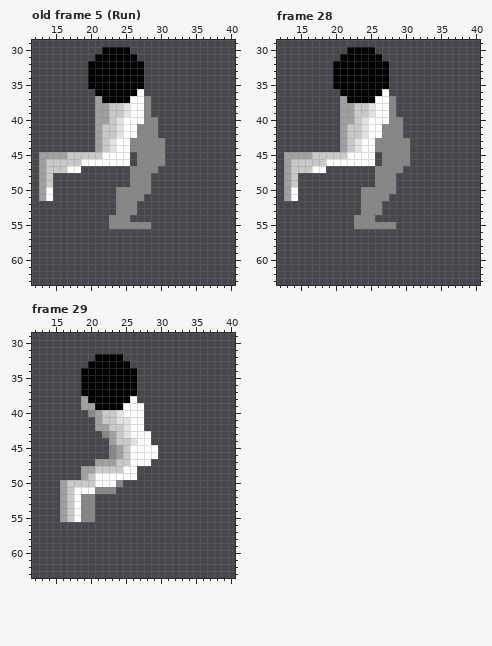
Pixel-art file -- Sprites/Pawns/Pawn_08/Pawn_08.aseprite. That is the earlier state.
48x64 pixels, 31 frames. Shown: old frame 5 (Run): x 12..40, y 29..63; frame 28: x 12..40, y 29..63; frame 29: x 12..40, y 29..63. The commit also changed other frames, which this record leaves out.
New version:
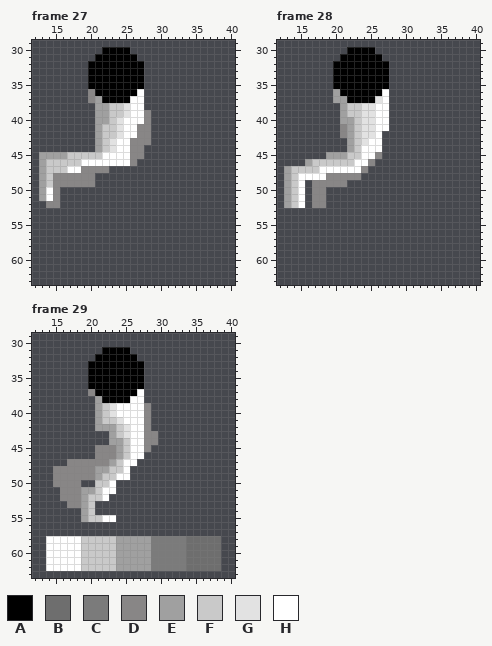
Palette (. is transparent): A #000000  B #6e6e6e  C #7b7b7b  D #888686  E #a0a0a0  F #c9c9c9  G #e2e2e2  H #ffffff
A new or re-ordered frame is compared with the old frame closest to it.
Changes in this commit:
frames re-ordered
Changed rows in their new state; - is an unchanged pixel.
Frame 27 against old frame 5 (Run), layer "Leg_Back":
first column x 14:
36 ------D----------
37 ------D-------.--
38 --------------.--
40 ---------------.-
41 ---------------.-
42 ---------------.-
43 ---------------..
44 --------------...
45 ------------D-...
46 ------------D....
47 -----DDDD---....-
48 -DDDDDD-----...--
49 -DDDDDD-----...--
50 -D--------.....--
51 -D--------....---
52 DD--------...----
53 ----------...----
54 ---------...-----
55 ---------......--
Frame 28, layers "Leg_Top", "Leg_Back":
first column x 13:
36 -------E----------
37 -------E-----G-.--
38 ---------F-G---.--
39 ---------F-G---.--
40 ------------G--..-
41 --------DE--G-H..-
42 --------DE--G-...-
43 --------.EFG-H....
44 --------.EF--H....
45 ......EEEFF--D....
46 ...E--FFFF--D-....
47 ----F-HHHHHD-....-
48 --HHHHDDDDD--...--
49 --H-DDDDD----...--
50 -FH-DD-----.....--
51 -FH-DD-----....---
52 EFH-DD-----...----
53 -----------...----
54 ----------...-----
55 ----------......--
Frame 29, layers "Layer 7", "Leg_Top", "Leg_Back":
first column x 14:
31 --------AAAA-------------
32 -----------AA------------
33 ------------AA-----------
34 -----.-------A-----------
35 -----.-------A-----------
36 -----.-------A-----------
37 -----.D------H-----------
38 -----..E-----H-----------
39 -----..EFGH---D----------
40 ------.--GH---D----------
41 -----------H--D----------
42 ---------E----D----------
43 --------.-----DD---------
44 ----------E-H-DD---------
45 -------DD-----D.---------
46 -------DD-----..---------
47 ---DDDDDD--H-..----------
48 -DDDDDDEE---.------------
49 -DDDDDDEFF--.------------
50 -DDDD..FF-.--------------
51 --DDDEEFHH---------------
52 --DDDEFFH----------------
53 --.DDEF------------------
54 --...EF------------------
55 --...EFFHH---------------
58 HHHHHFFFFFEEEEECCCCCBBBBB
59 HHHHHFFFFFEEEEECCCCCBBBBB
60 HHHHHFFFFFEEEEECCCCCBBBBB
61 HHHHHFFFFFEEEEECCCCCBBBBB
62 HHHHHFFFFFEEEEECCCCCBBBBB
Changed places in both pictures, as pixel boxes (x1, y1, x2, y2):
changed: (46, 89, 165, 229)
changed: (284, 89, 410, 229)
changed: (46, 347, 221, 571)
